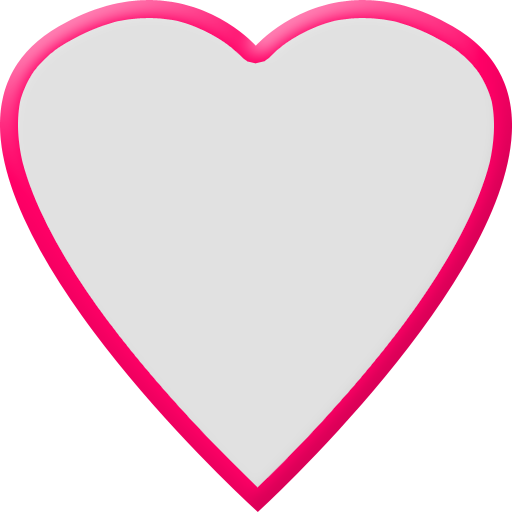
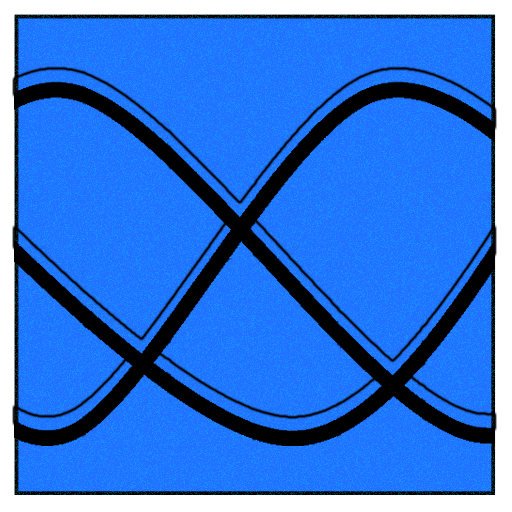
Revision of a layered 512 x 512 image; what changed, layer by layer:
added layer "Layer 4" above "Shape 1" over 14, 51, 495, 446
painted on "Shape 1" over 0, 0, 512, 512
